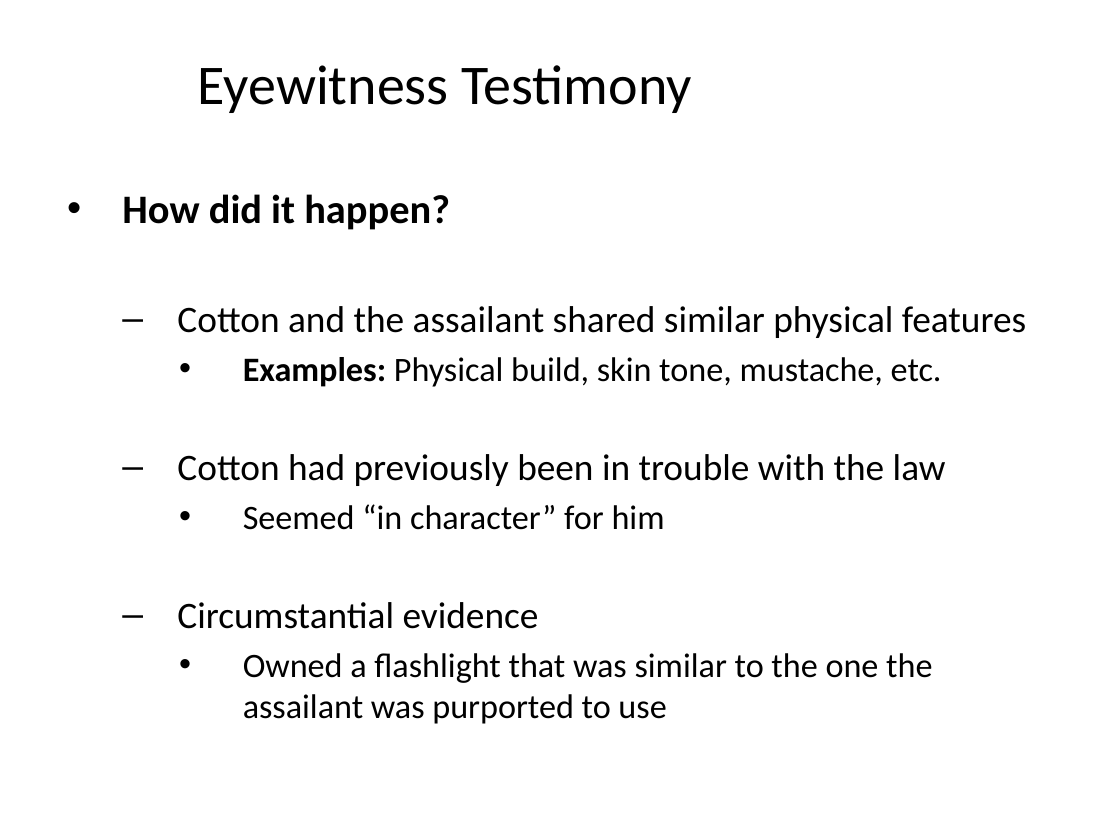
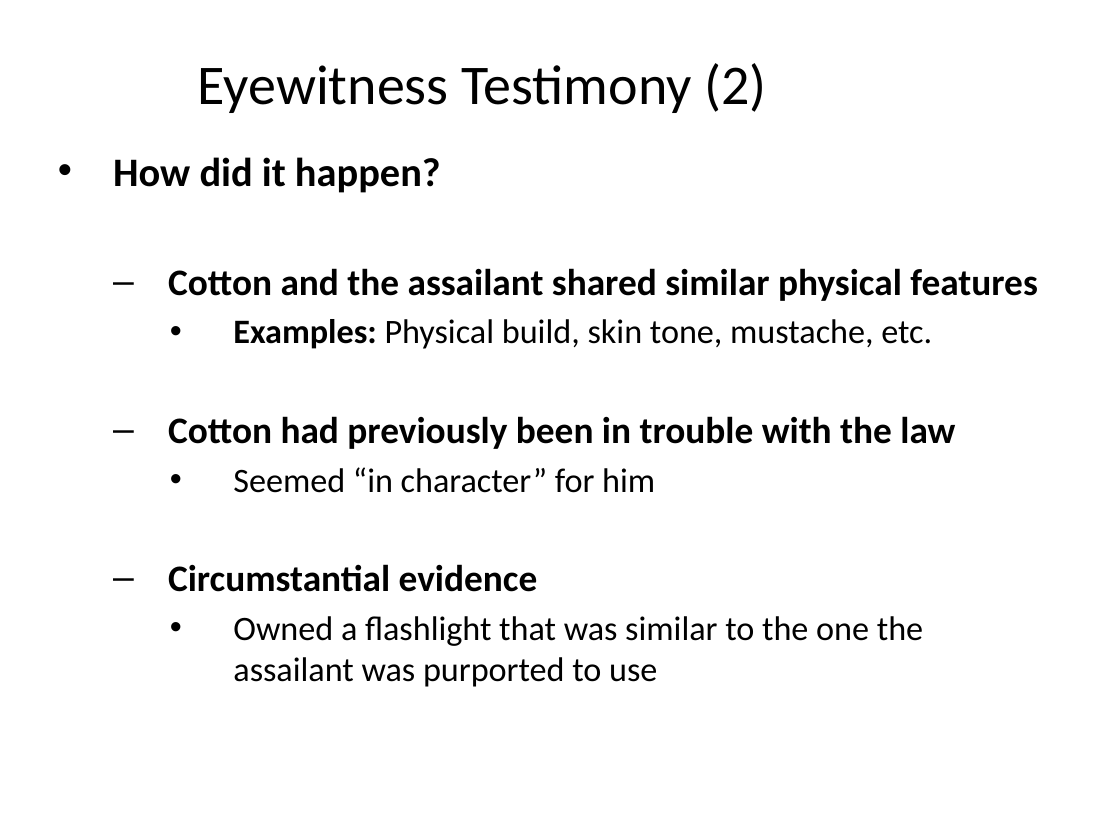
Before and after one commit to npm27/Teaching-Materials, a slide deck: slide 7 of Social Psych/Slides/13 Law.pptx (slide 6 before the commit). Drawn at 1120x840 pixels with LibreOffice and Linux fonts; fonts in the diff are those of the drawing. Boxes give left, top, right and bottom in pixels: in the first picture for what was removed or moved away, otherwise in the second. Text is boxed around its words. In the diff, an @@ line names an element or a change of style, - is before the commit and + after.

```diff
--- a/Social Psych/Slides/13 Law.pptx
+++ b/Social Psych/Slides/13 Law.pptx
@@ title at (198, 63, 766, 113): text changed @@
-Eyewitness Testimony
+Eyewitness Testimony (2)
@@ text "How did it happen?": place and size @@
-text "How did it happen?" at (122, 194, 1026, 724)
+text "How did it happen?" at (113, 157, 1037, 687)
@@ text at (168, 268, 1037, 592): bold on in "Cotton and the assailant shared similar physical ...", "Cotton had previously been in trouble with ...", "Circumstantial evidence" @@
```
Also in this commit, not shown: 7 other slides changed, 8 slides added, 3 slides removed, 3 other files.
